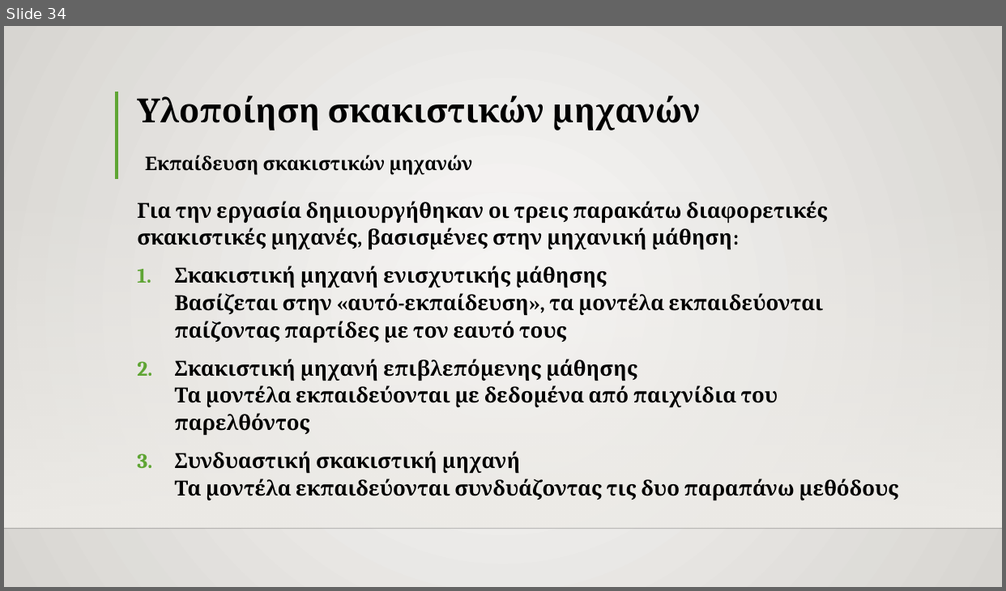
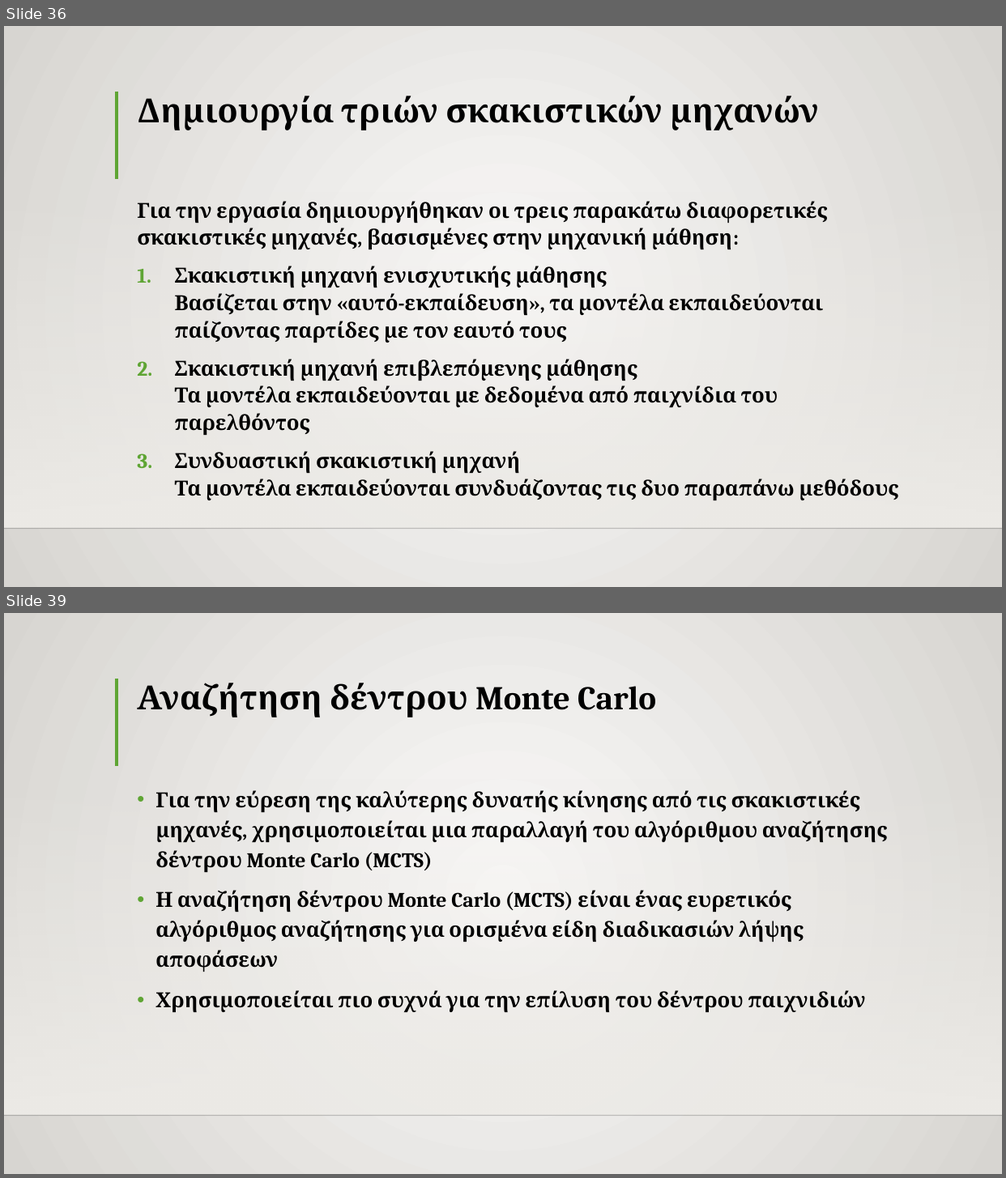
Before and after one commit to TheRazorace/Python-Chess-Engine, a slide deck: ΑΝΑΠΤΥΞΗ ΣΚΑΚΙΣΤΙΚΗΣ ΜΗΧΑΝΗΣ.pptx. Shown one above the other, each under a label of ours: slide 34 before the commit, slides 36 and 39 after it; the slides between them are not shown. The pictures are 1006x591 and 1006x1178 pixels, drawn with LibreOffice and Linux fonts; fonts in the diff are those of the drawing; background and template pictures are left out. Boxes give left, top, right and bottom in pixels: in the first picture for what was removed or moved away, otherwise in the second. Text is boxed around its words. In the diff, an @@ line names an element or a change of style, - is before the commit and + after.

```diff
--- a/ΑΝΑΠΤΥΞΗ ΣΚΑΚΙΣΤΙΚΗΣ ΜΗΧΑΝΗΣ.pptx
+++ b/ΑΝΑΠΤΥΞΗ ΣΚΑΚΙΣΤΙΚΗΣ ΜΗΧΑΝΗΣ.pptx
@@ slide 39 added at (4,613,1002,1174), background gradient #FAFAF9 to #D7D5D2; not listed: 3 template elements that a slide beside it also shows @@
@@ title added at (137,683,656,717), 32 pt, text #000000, bold @@
+Αναζήτηση δέντρου Monte Carlo
@@ text added at (155,790,887,1012), 20 pt, text #000000, bold @@
+• Για την εύρεση της καλύτερης δυνατής κίνησης από τις σκακιστικές μηχανές, χρησιμοποιείται μια παραλλαγή του αλγόριθμου αναζήτησης δέντρου Monte Carlo (MCTS)
+• Η αναζήτηση δέντρου Monte Carlo (MCTS) είναι ένας ευρετικός αλγόριθμος αναζήτησης για ορισμένα είδη διαδικασιών λήψης αποφάσεων
+• Χρησιμοποιείται πιο συχνά για την επίλυση του δέντρου παιχνιδιών
@@ what was slide 34 is now slide 36 @@
@@ slide 36 changed as well @@
@@ title at (137,96,819,130): text changed @@
-Υλοποίηση σκακιστικών μηχανών
+Δημιουργία τριών σκακιστικών μηχανών
@@ text removed at (145,155,472,175) @@
-Εκπαίδευση σκακιστικών μηχανών
```
Also in this commit, not shown: 19 other slides changed, 7 other slides added.
